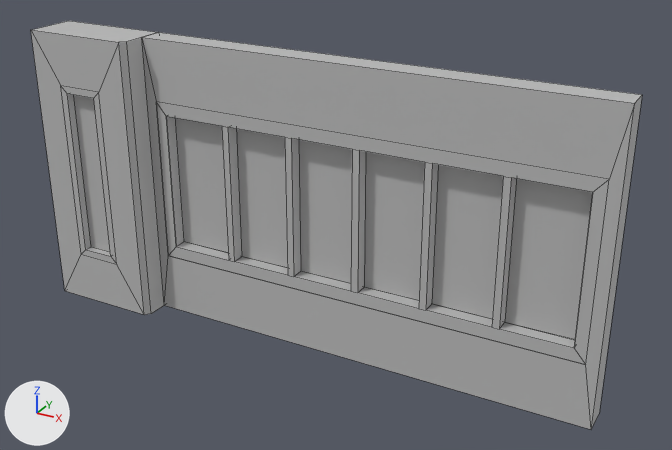
An edit to the FBX model Assets/Environment/Models/Buildings/Individual/Legacy/R2_LOD0.fbx, drawn before and after from the same camera.
Both versions are drawn from a camera (50 mm lens) standing at (7.32, -7.39, 5.0) and looking at (3.33, -0.13, 1.37). Arrows for +X, +Y and +Z are at lower left; the lights stay in place. Mesh edges are drawn as thin lines. Where no turn or scale is listed for an object, it has been applied to the vertices.

In view in the first picture: 'bricks', 'cladding', 'glass', 'metal'.
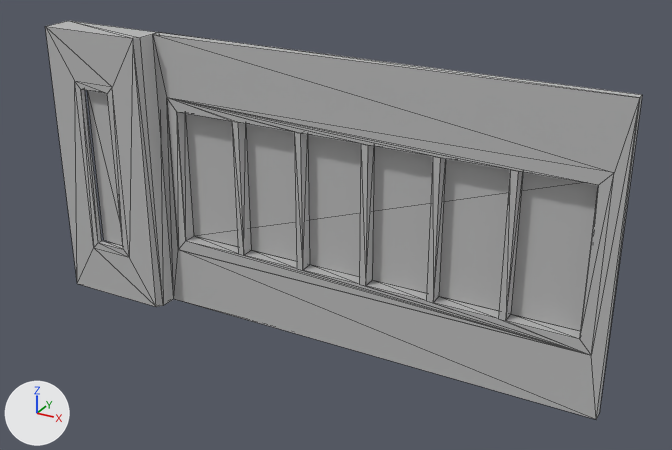
The edits, one by one:
me_mesh is used by ob_cladding; location (3.609, -0.134, 1.5).
me_mesh had 12 vertices, 7 faces and spanned x -2.39..2.39, y -0.13..0.13, z -1.5..1.5.
me_mesh now has 12 vertices, 14 faces and spans x -2.39..2.39, y 0.04..0.13, z -1.5..1.5.
Part 8, on me_mesh:
1 vertex is removed from x 2.39, y -0.13, z 1.5.
7 faces are deleted.
7 vertices in x -2.39..2.39, y -0.13, z -1.5..1.5 move by (0.0, 0.17, 0.0).
1 vertex is added at (2.39, 0.04, 1.5).
14 new faces join them.
me_mesh_001 is used by ob_glass; location (3.085, -0.293, 1.5).
Verts and faces of me_mesh_001; kept vertices keep their numbers, new ones are numbered from 8.
me_mesh_001 had 8 vertices, 2 faces and spanned x -2.68..2.68, y -0.16..0.16, z -0.88..0.88.
me_mesh_001 now has 8 vertices, 4 faces and spans x -2.68..2.68, y 0.01..0.34, z -0.88..0.88.
me_mesh_001 part 1: the loose piece of 4 vertices spanning x -1.64..2.68, y 0.16, z -0.73..0.73 is rebuilt with 4 vertices and now spans x -1.64..2.68, y 0.34, z -0.73..0.73.
me_mesh_001 part 2: the loose piece of 4 vertices spanning x -2.68..-2.32, y -0.16, z -0.88..0.88 is deleted.
Part 3, on me_mesh_001:
New vertex 8 is at (-2.68, 0.04, -0.88), pixel (103, 239).
New vertex 9 is at (-2.32, 0.01, -0.88).
New vertex 10 is at (-2.32, 0.04, 0.88).
New vertex 11 is at (-2.68, 0.04, 0.88).
New faces: (8, 9, 11), (9, 10, 11).
me_mesh_003 is used by ob_bricks; location (0.609, -0.272, 1.5).
me_mesh_003 had 14 vertices, 9 faces and spanned x -0.61..0.61, y -0.27..0.27, z -1.5..1.5.
me_mesh_003 now has 14 vertices, 20 faces and spans x -0.61..0.61, y -0.07..0.27, z -1.5..1.5.
Part 4, on me_mesh_003:
2 vertices are removed from x -0.61..0.55, y -0.27, z -1.5..1.5.
9 faces are deleted.
6 vertices in x -0.61..0.55, y -0.27, z -1.5..1.5 move by (0.0, 0.2, 0.0).
2 vertices move from x 0.61, y -0.22, z -1.5..1.5 to x 0.61, y -0.01, z -1.5..1.5.
2 vertices are added at (-0.61, -0.07, -1.5), (0.55, -0.07, 1.5).
20 new faces join them.
me_mesh_002 is used by ob_metal; location (3.103, -0.336, 1.5).
me_mesh_002 had 68 vertices, 43 faces and spanned x -2.78..2.78, y -0.21..0.21, z -0.96..0.96.
me_mesh_002 now has 68 vertices, 110 faces and spans x -2.78..2.78, y 0.0..0.38, z -0.96..0.96.
me_mesh_002 part 5: the loose piece of 56 vertices spanning x -1.77..2.78, y 0.07..0.21, z -0.86..0.86 is rebuilt with 56 vertices and now spans x -1.77..2.78, y 0.24..0.38, z -0.86..0.86.
me_mesh_002 part 6: the loose piece of 12 vertices spanning x -2.78..-2.26, y -0.21..-0.12, z -0.96..0.96 is deleted.
me_mesh_002 part 7: 12 vertices added at x -2.78..-2.26, y 0.0..0.08, z -0.96..0.96.

Where the change shows, as pixel boxes [x1, y1, x2, y2] in the pictures (672 x 450 px):
'cladding', reshaped: before [142, 32, 642, 429]; after [153, 32, 642, 419]
'glass', reshaped: before [74, 95, 593, 340]; after [87, 90, 598, 331]
'metal', reshaped: before [61, 86, 609, 364]; after [75, 81, 614, 355]
'bricks', reshaped: before [31, 21, 164, 315]; after [45, 21, 174, 307]
part 1 of me_mesh_001, rebuilt: before [175, 118, 593, 340]; after [185, 113, 598, 331]
part 2 of me_mesh_001, deleted: before [74, 95, 110, 252]
part 3 of me_mesh_001, added: after [87, 90, 123, 246]
part 5 of me_mesh_002, rebuilt: before [156, 102, 609, 364]; after [167, 98, 614, 355]
part 6 of me_mesh_002, deleted: before [61, 86, 117, 264]
part 7 of me_mesh_002, added: after [75, 81, 129, 257]
